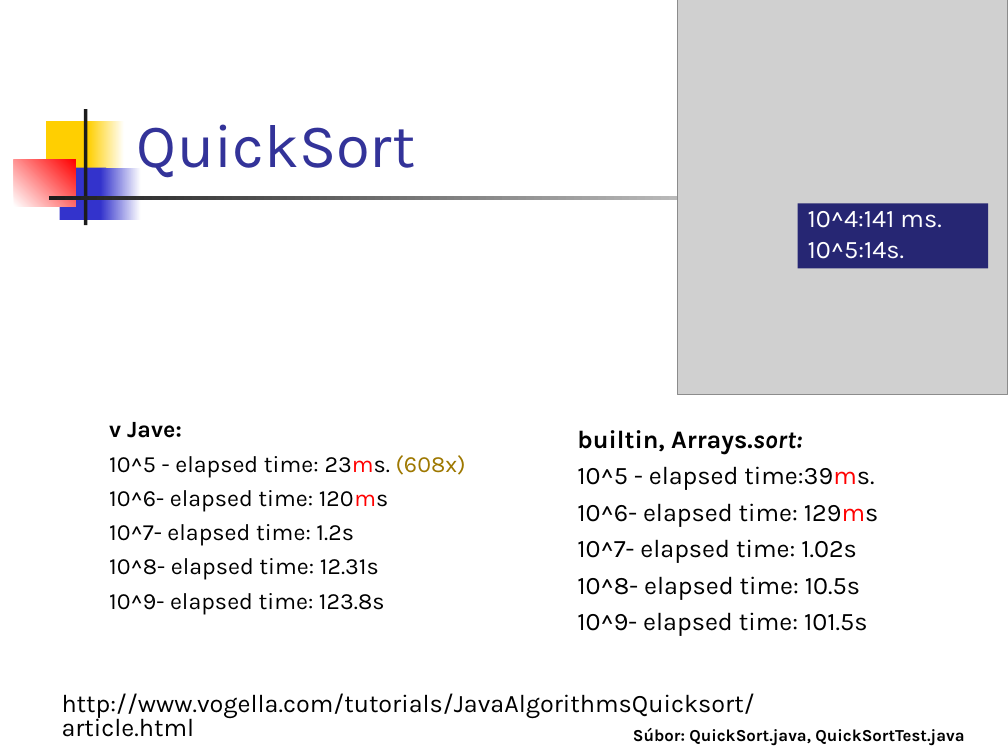
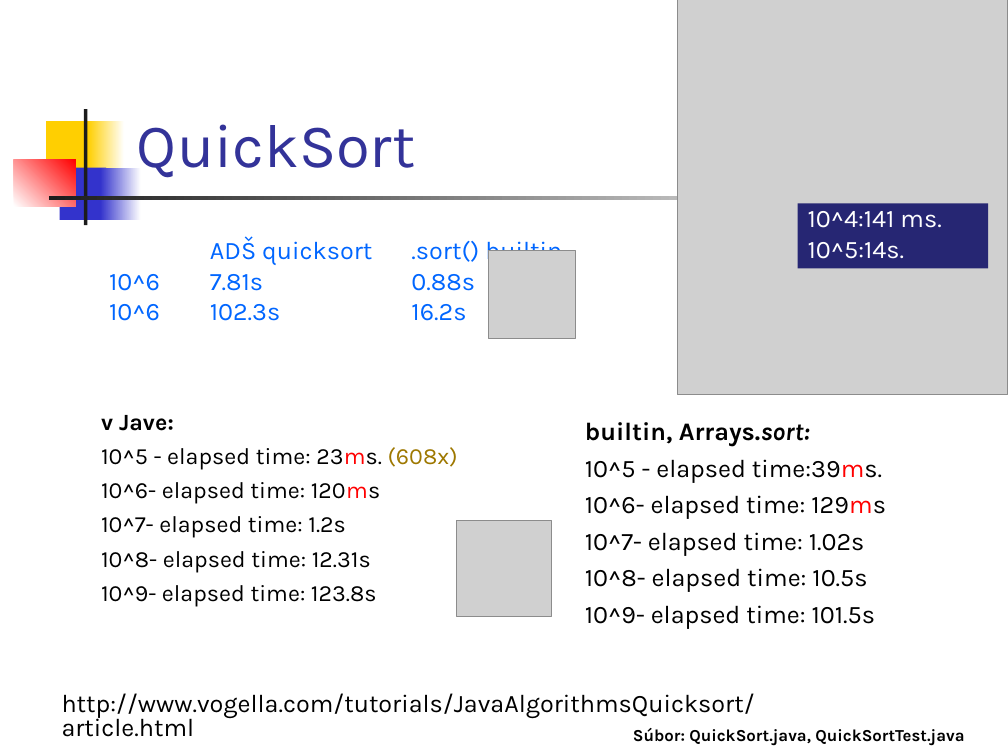
Before and after one commit to Programovanie4/Prednasky, a slide deck: slide 43 of 02/02_java.ppt (slide 41 before the commit). Drawn at 1008x756 pixels with LibreOffice and Linux fonts; fonts in the diff are those of the drawing; grey boxes stand for pictures. Boxes give left, top, right and bottom in pixels: in the first picture for what was removed or moved away, otherwise in the second. Text is boxed around its words. In the diff, an @@ line names an element or a change of style, - is before the commit and + after.

```diff
--- a/02/02_java.ppt
+++ b/02/02_java.ppt
@@ text added at [210, 237, 562, 321], 18 pt, text #0066FF @@
+ADŠ quicksort .sort() builtin
+10^6 7.81s 0.88s
+10^6 102.3s 16.2s
@@ picture added at [488, 251, 576, 339] @@
@@ text "v Jave:": place and size @@
-text "v Jave:" at [109, 422, 466, 614]
+text "v Jave:" at [101, 415, 458, 606]
@@ text "builtin, Arrays.sort:": place and size @@
-text "builtin, Arrays.sort:" at [577, 430, 879, 636]
+text "builtin, Arrays.sort:" at [585, 422, 886, 629]
@@ picture added at [457, 521, 551, 617] @@
```
Also in this commit, not shown: 6 other slides changed, 2 slides added, 9 other files.
